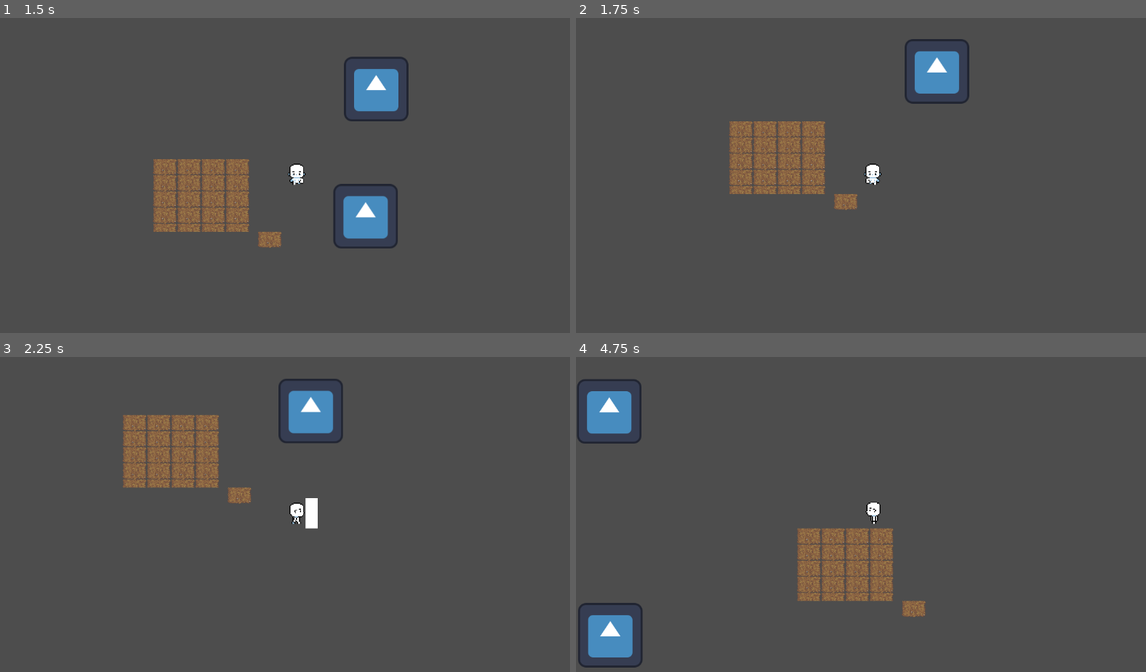
Above: before the commit, frames 1-4 (two rows, left to right).
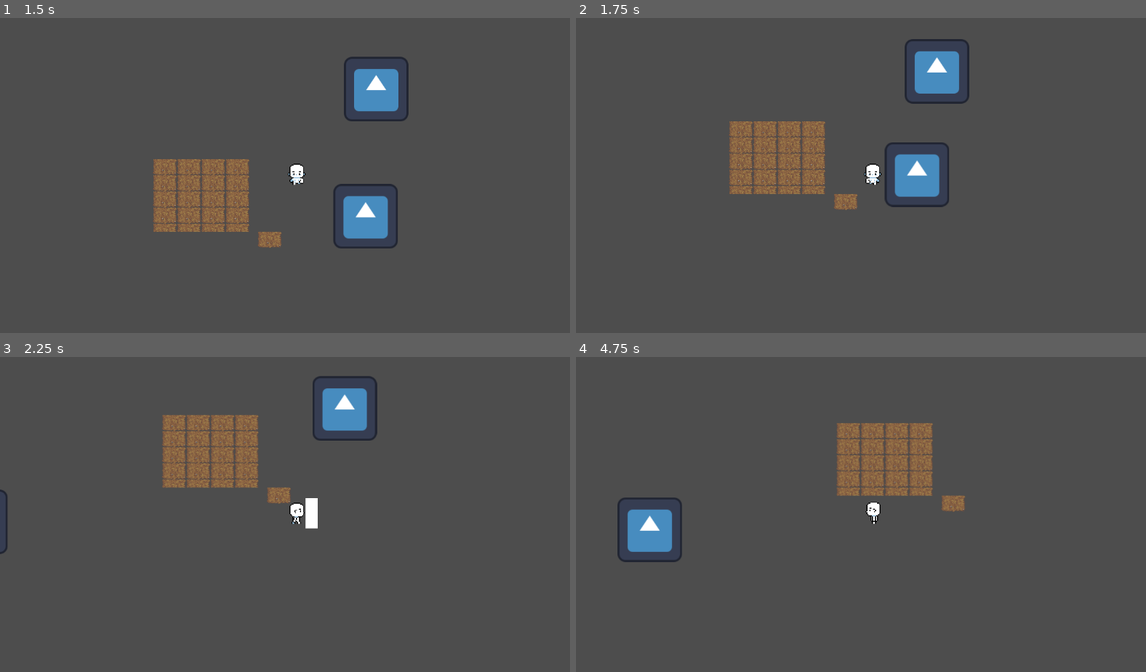
Above: after the commit, the same moments.

Repository: AlexGarciaPrada/Zelda-like-Game
Game: Godot game, scene res://PruebasAlex.tscn
The game is run twice, just before and just after one commit, with the same random seed, the same clock (stepped at 60 frames per second) and the same inputs. The engine's default icon, where the game draws it, is replaced by a stand-in: a white triangle on a blue panel in a dark square.
Inputs:
- Up to frame 1 (1.5 s): tap Enter at 0.5 s; hold Right (ui_right) 0.53-1.28 s; tap M (Attack) at 0.6 s; hold Down (ui_down) from 1.28 s (still down); tap Ctrl at 1.35 s
- Up to frame 2 (1.75 s): keep holding Down (ui_down)
- Up to frame 3 (2.25 s): release Down (ui_down) at 2.03 s; hold Right (ui_right) from 2.03 s (still down); tap M (Attack) at 2.1 s
- Up to frame 4 (4.75 s): release Right (ui_right) at 2.78 s; hold Up (ui_up) 2.78-3.53 s; tap Ctrl at 2.85, 4.35 s; hold Left (ui_left) from 3.53 s (still down); tap M (Attack) at 3.6 s

Frame 1 is identical in both runs. In frame 2, 1.4% of the frame differs, in the area x 54-66%, y 39-61%; in frame 3, 6.2%; in frame 4, 11%, in the area x 0-69%, y 7-99%.

Commit message:
Arreglado un error relacionado con las armas

Diff:
--- a/Enemies/enemy_proof.gd
+++ b/Enemies/enemy_proof.gd
@@ -4,13 +4,18 @@
 var speed = 200
 var range = 400
 var life = 1
-
+var weapons_in_area = []
 
 func _on_area_2d_area_entered(area):
 	if area.is_in_group("Weapon"):
-		life -= 1
+		weapons_in_area.append(area)
 
 func _physics_process(delta):
+	for weapon in weapons_in_area:
+		if weapon.is_visible_in_tree():
+			life -= 1
+			weapons_in_area.erase(weapon)
+			break
 	if life < 1:
 		queue_free()
 
@@ -18,3 +23,8 @@
 	if distance_to_player <= range:
 		velocity = position.direction_to(player.position) * speed
 		move_and_slide()
+
+
+func _on_area_2d_area_exited(area):
+	if area.is_in_group("Weapon"):
+		weapons_in_area.erase(area)
--- a/Enemies/enemy_proof.tscn
+++ b/Enemies/enemy_proof.tscn
@@ -23,3 +23,4 @@
 shape = SubResource("RectangleShape2D_yf1ei")
 
 [connection signal="area_entered" from="Area2D" to="." method="_on_area_2d_area_entered"]
+[connection signal="area_exited" from="Area2D" to="." method="_on_area_2d_area_exited"]
